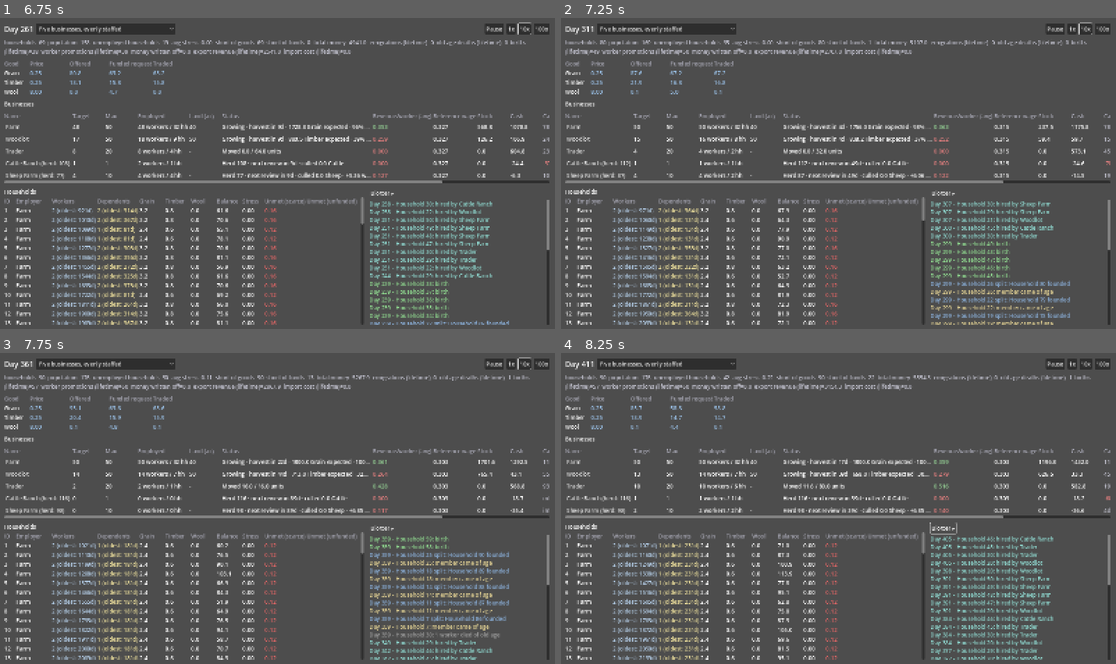
Above: before the commit, frames 1-4 (two rows, left to right).
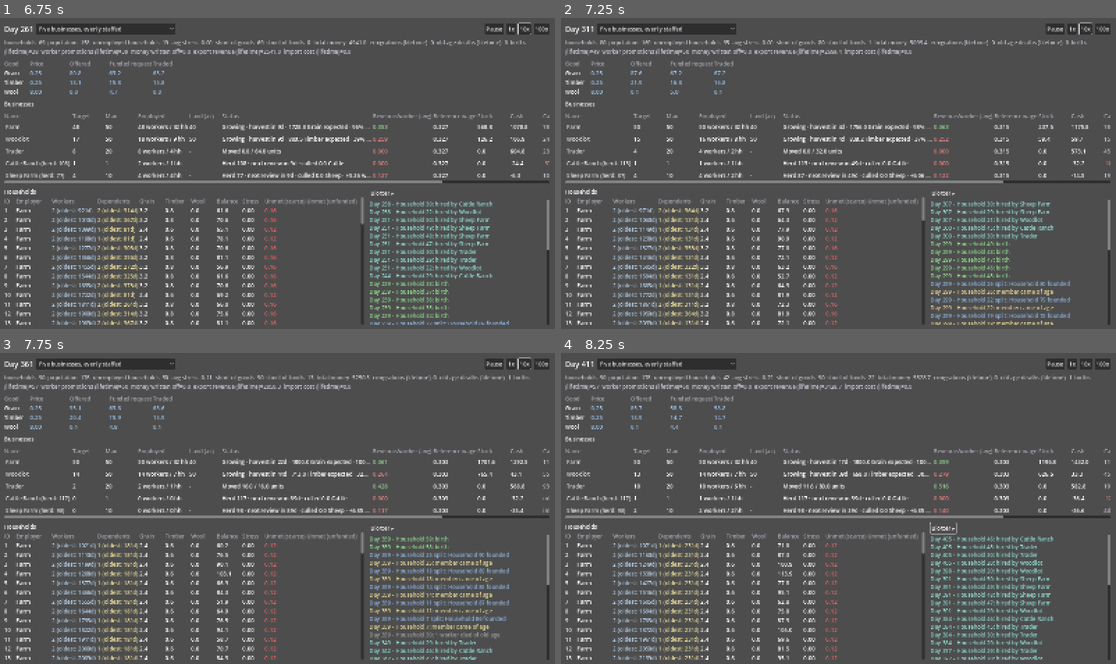
Above: after the commit, the same moments.

Repository: forsman5/sitka
Game: Godot game, scene res://scenes/sim/he_dashboard.tscn
Same seed, same stepped clock (60 frames per second), same inputs: the game is played once before the commit and once after it. This scene is started directly instead of the project's main scene.
Inputs (mouse positions are in pixels of both pictures, inside the frame that each line leads up to):
- Up to frame 1 (6.75 s): click "Five businesses, evenly staff…" at 0.5 s; click "1x" at 1.25 s; tap Enter at 2 s; move the mouse to (399, 157) at 2.02 s; hold Right (ui_right) 2.03-2.75 s; hold Q 2.03-2.75 s; click (399, 157) at 2.17 s; click "10x" at 2.75 s; drag from (166, 189) to (249, 235) at 3.52 s; click "100x" at 4.25 s; move the mouse to (333, 105) at 5.02 s; hold Right (ui_right) 5.03-5.75 s; hold Alt 5.03-5.75 s; drag from (249, 235) to (111, 126) at 5.77 s; move the mouse to (444, 220) at 6.52 s; hold Left (ui_left) from 6.53 s (still down); hold Shift from 6.53 s (still down)
- Up to frame 2 (7.25 s): keep holding Left (ui_left); keep holding Shift
- Up to frame 3 (7.75 s): release Left (ui_left) at 7.25 s; release Shift at 7.25 s; drag from (111, 461) to (194, 430) at 7.27 s
- Up to frame 4 (8.25 s): move the mouse to (866, 508) at 8.02 s; hold Down (ui_down) from 8.03 s (still down); hold E from 8.03 s (still down); click (866, 508) at 8.17 s

Frame 1 is identical in both runs. In frame 2, less than 0.1% of the frame differs, in the area x 11-99%, y 7-48%; in frame 3, less than 0.1%; in frame 4, less than 0.1%.

Commit message:
Hardship-butcher whole animals only; fix worker age desync on worker emigration
Sell whole heads, and only once the shortfall covers one (rounding up
drained the herd). remove_member_for_emigration now pops a worker age
when a worker leaves, matching the dependent case.

Co-Authored-By: Claude Sonnet 5.5 <noreply@anthropic.com>

Diff:
--- a/scripts/sim/household_economy/he_simulation.gd
+++ b/scripts/sim/household_economy/he_simulation.gd
@@ -273,9 +273,6 @@
 ## scales with its bigger HERD_CULL_TARGET (still ~20% of target, same
 ## proportion as before) so a hardship sale can't gut just as large a
 ## fraction of the now-bigger herd.
-## Smallest hardship sale (in head) that gets a blotter entry -- smaller
-## sales still happen, they just aren't worth a line each.
-const HARDSHIP_BUTCHER_MIN_LOGGED_HEAD := 0.1
 const HARDSHIP_BUTCHER_PRICE_FRACTION := 0.25
 const HARDSHIP_BUTCHER_MIN_HERD: Dictionary[HEBusiness.Species, float] = {
 	HEBusiness.Species.CATTLE: 30.0,
@@ -950,8 +947,13 @@
 	if price <= 0.0:
 		return
 	var available_head: float = max(0.0, b.herd_size - HARDSHIP_BUTCHER_MIN_HERD[b.species])
-	var butchered: float = min(available_head, cash_shortfall / price)
-	if butchered <= 0.0001:
+	# Whole animals only, and only once the shortfall actually covers one --
+	# rounding UP sold a full animal every time wages were a few cents short,
+	# which drained the herd below its cull target. The shortfall is
+	# recomputed from the balance each day, so it keeps growing until it
+	# covers a head.
+	var butchered: float = min(floorf(available_head), floorf(cash_shortfall / price))
+	if butchered < 1.0:
 		return
 	b.herd_size -= butchered
 	var proceeds: float = butchered * price
@@ -969,11 +971,6 @@
 	# firing on a staffed Cattle Ranch).
 	record["export_revenue"] += proceeds
 	_export_revenue_total += proceeds
-	# Daily shortfalls are often a few cents -> a sliver of an animal. The sale
-	# is real and already accounted for above, but a "0.0 head" blotter line
-	# is just noise, so only notable sales are logged.
-	if butchered < HARDSHIP_BUTCHER_MIN_LOGGED_HEAD:
-		return
 	_log_event("hardship_butcher", {
 		"business_id": b.id, "head": butchered, "proceeds": proceeds,
 		"shortfall": cash_shortfall, "herd_after": b.herd_size,
--- a/scripts/sim/household_economy/records/he_household.gd
+++ b/scripts/sim/household_economy/records/he_household.gd
@@ -238,8 +238,14 @@
 func remove_member_for_emigration() -> void:
 	var removing_a_dependent := demographics.dependents > 0
 	demographics.remove_member()
-	if removing_a_dependent and not _dependent_ages.is_empty():
-		_dependent_ages.pop_back()
+	if removing_a_dependent:
+		if not _dependent_ages.is_empty():
+			_dependent_ages.pop_back()
+	elif not _worker_ages.is_empty():
+		# Same sync as above for a worker leaving (dependents go first, so
+		# this only runs once none are left) -- without it _worker_ages kept
+		# an entry for someone no longer in worker_capacity.
+		_worker_ages.pop_back()
 
 ## Monthly: removes every dependent whose age has crossed
 ## AGING_THRESHOLD_DAYS from THIS household and returns how many. Jobs are
